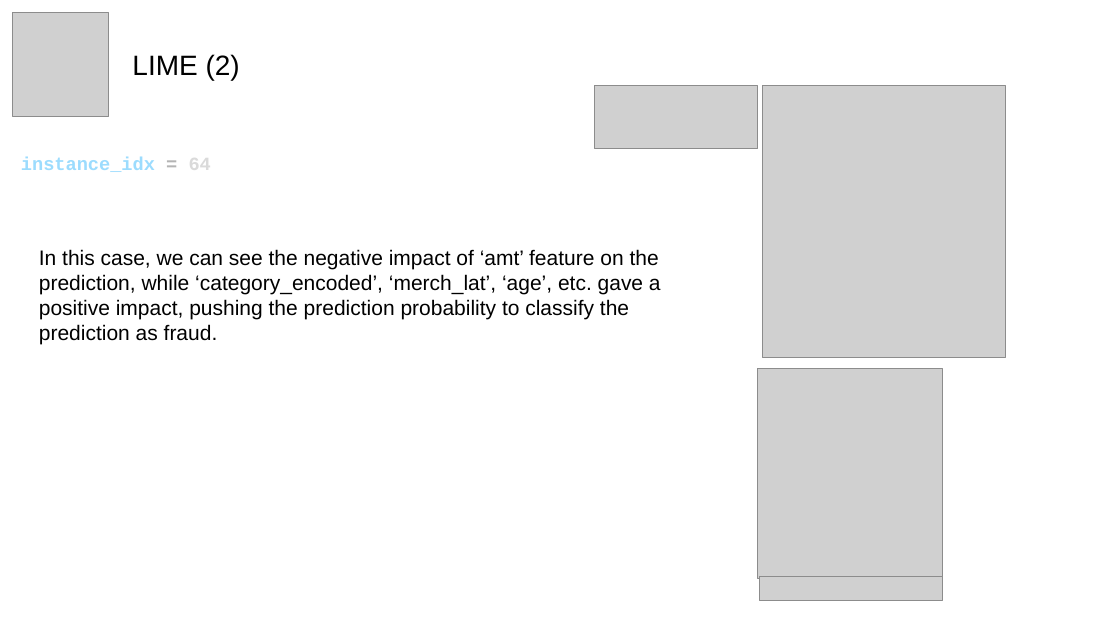
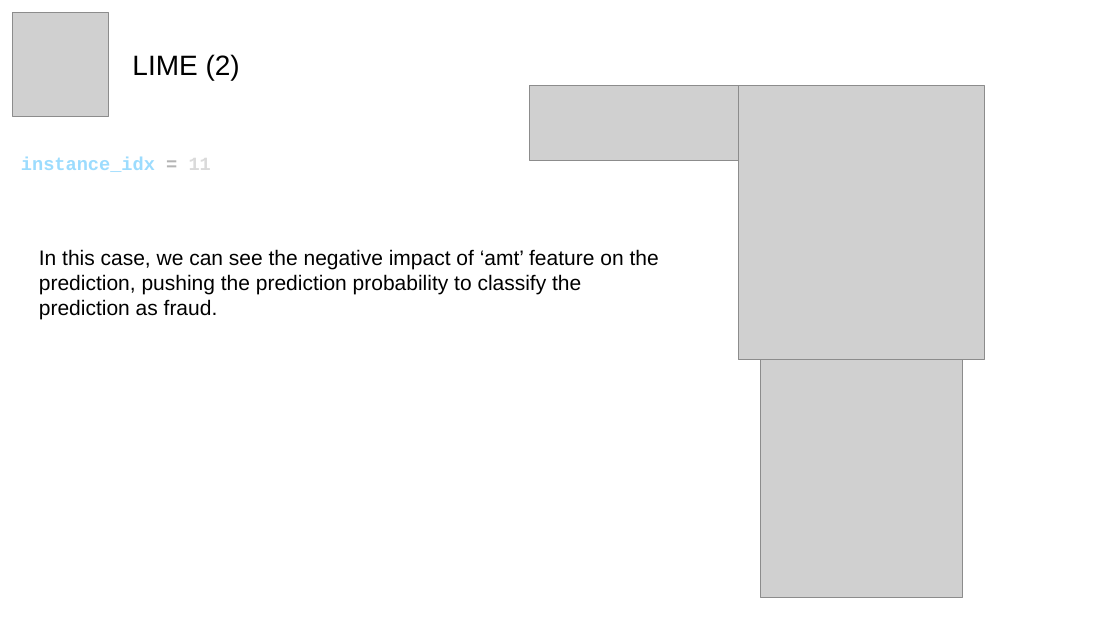
Before and after one commit to dlleonardo/credit-card-fraud-detection-xai, a slide deck: slide 15 of credit_card_fraud_detection.pptx. Drawn at 1120x630 pixels with LibreOffice and Linux fonts; fonts in the diff are those of the drawing; grey boxes stand for pictures. Boxes give left, top, right and bottom in pixels: in the first picture for what was removed or moved away, otherwise in the second. Text is boxed around its words. In the diff, an @@ line names an element or a change of style, - is before the commit and + after.

```diff
--- a/credit_card_fraud_detection.pptx
+++ b/credit_card_fraud_detection.pptx
@@ picture resized from (x1=595, y1=86, x2=758, y2=149) to (x1=529, y1=86, x2=738, y2=160) @@
@@ picture resized from (x1=763, y1=86, x2=1006, y2=357) to (x1=739, y1=86, x2=986, y2=360) @@
@@ text at (x1=21, y1=155, x2=211, y2=176): text changed @@
-instance_idx = 64
+instance_idx = 11
@@ text at (x1=39, y1=249, x2=659, y2=320): text changed @@
-In this case, we can see the negative impact of ‘amt’ feature on the prediction, while ‘category_encoded’, ‘merch_lat’, ‘age’, etc. gave a positive impact, pushing the prediction probability to classify the prediction as fraud.
+In this case, we can see the negative impact of ‘amt’ feature on the prediction, pushing the prediction probability to classify the prediction as fraud.
@@ picture resized from (x1=758, y1=369, x2=943, y2=578) to (x1=760, y1=360, x2=962, y2=597) @@
@@ picture removed at (x1=760, y1=576, x2=943, y2=600) @@
```
Also in this commit, not shown: 11 other slides changed, 1 slide added, 1 slide removed, 1 other file.
